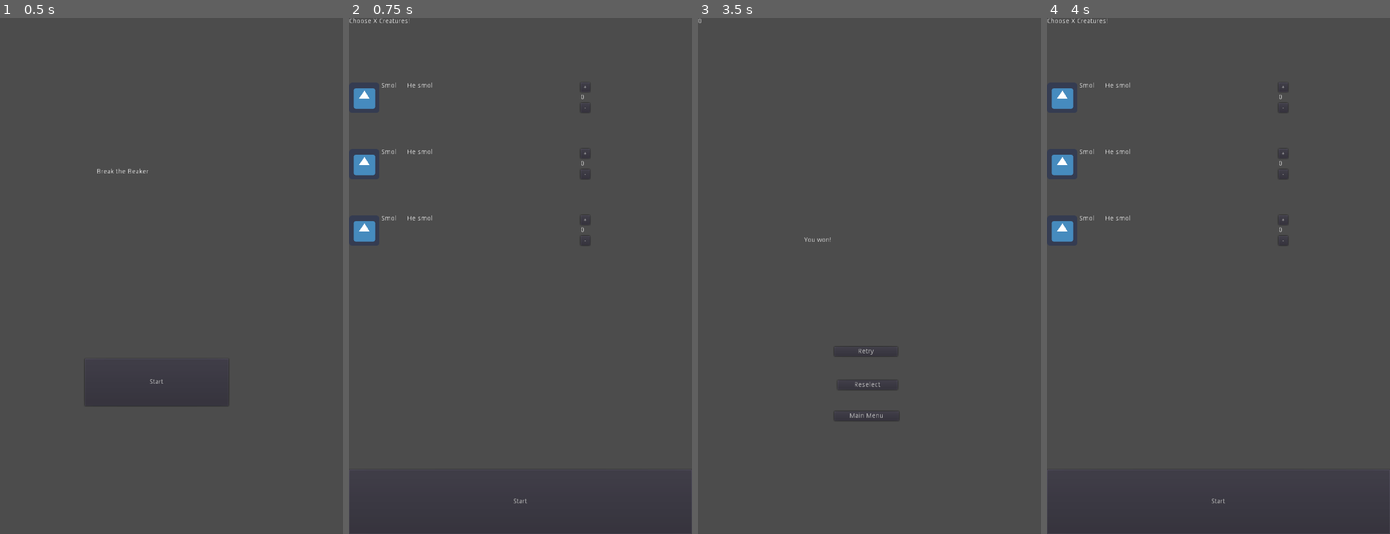
Above: before the commit, frames 1-4 (left to right).
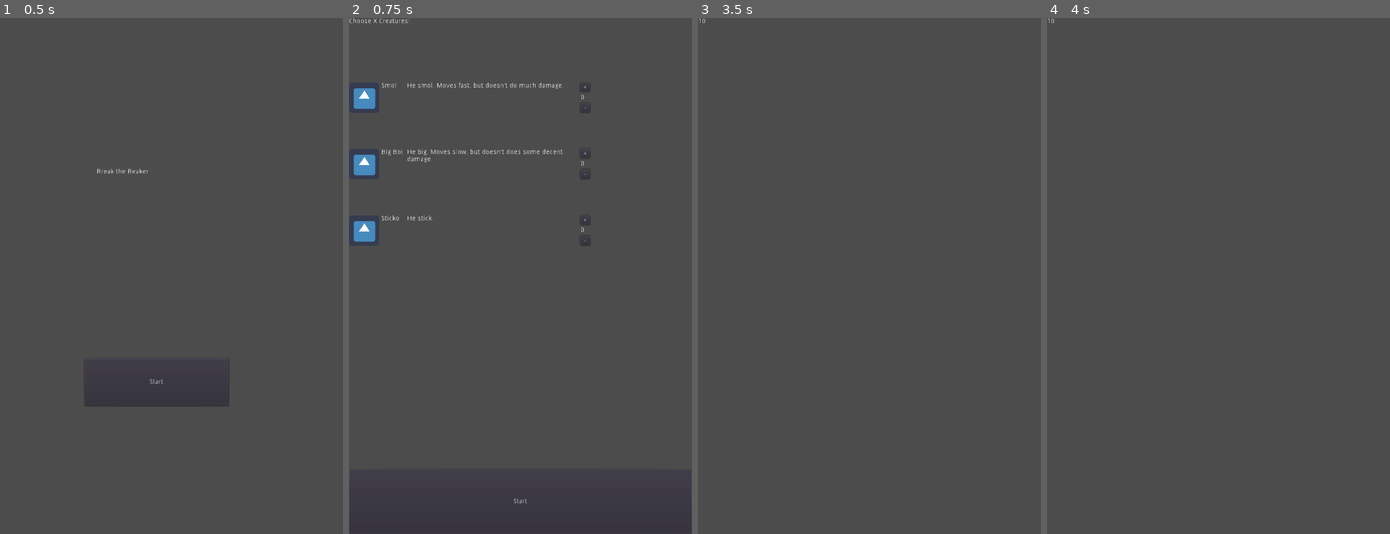
Above: after the commit, the same moments.

Repository: HaywardMorihara/2021SepGameJam
Game: Godot game, scene res://menu/MainMenu.tscn
Same seed, same stepped clock (60 frames per second), same inputs: the game is played once before the commit and once after it. The engine's default icon, where the game draws it, is replaced by a stand-in: a white triangle on a blue panel in a dark square.
Inputs (mouse positions are in pixels of both pictures, inside the frame that each line leads up to):
- Up to frame 1 (0.5 s): no input
- Up to frame 2 (0.75 s): click "Start" at 0.5 s
- Up to frame 3 (3.5 s): click "+" at 1.25 s; click "-" at 2 s; click "Start" at 2.75 s
- Up to frame 4 (4 s): click (1215, 384) at 3.5 s, where only the run before the commit has a clickable "Reselect"

Frame 1 is identical in both runs. In frame 2, 0.4% of the frame differs, in the area x 9-63%, y 12-40%; in frame 3, 0.2%; in frame 4, 1.0%, in the area x 0-71%, y 0-94%.

Commit message:
Creature selection working

Diff:
--- /dev/null
+++ b/Global.gd
@@ -0,0 +1,31 @@
+extends Node
+
+const MAX_CREATURE_COUNT = 10
+
+var creatures = {
+	"CreatureSmall.tscn": {
+		"name": "Smol",
+		"description": "He smol. Moves fast, but doesn't do much damage.",
+		"count": 0
+	},
+	"CreatureLarge.tscn": {
+		"name": "Big Boi",
+		"description": "He big. Moves slow, but doesn't does some decent damage.",
+		"count": 0
+	},
+	"CreatureX.tscn": {
+		"name": "Sticko",
+		"description": "He stick.",
+		"count": 0
+	}
+}
+
+
+# Called when the node enters the scene tree for the first time.
+func _ready():
+	pass # Replace with function body.
+
+
+# Called every frame. 'delta' is the elapsed time since the previous frame.
+#func _process(delta):
+#	pass
--- a/game/Game.gd
+++ b/game/Game.gd
@@ -1,12 +1,5 @@
 extends Node2D
 
-const CREATURE_SMALL = preload("res://game/creatures/CreatureSmall.tscn")
-const CREATURE_LARGE = preload("res://game/creatures/CreatureLarge.tscn")
-const CREATURE_X = preload("res://game/creatures/CreatureX.tscn")
-
-var num_of_creature_small : int = 10
-var num_of_creature_large : int = 5
-var num_of_creature_x : int = 0
 
 enum GameState {PLAYING, WON}
 var current_state = GameState.PLAYING
@@ -49,9 +42,10 @@
 	$MainMenuButton.hide()
 	$Beaker.current_health = $Beaker.starting_health
 	get_tree().call_group("creatures", "queue_free")
-	_create_creatures(CREATURE_SMALL, num_of_creature_small)
-	_create_creatures(CREATURE_LARGE, num_of_creature_large)
-	_create_creatures(CREATURE_X, num_of_creature_x)
+	for creature_scene_name in Global.creatures.keys():
+		var creature_scene = load("res://game/creatures/%s" % creature_scene_name)
+		var creature_count = Global.creatures.get(creature_scene_name).get("count")
+		_create_creatures(creature_scene, creature_count)
 
 
 func _handle_creature_wall_collision(damage):
--- a/menu/CreatureSelectionMenu.gd
+++ b/menu/CreatureSelectionMenu.gd
@@ -2,13 +2,12 @@
 
 var CREATURE_SELECTION_OPTION = preload("res://menu/CreatureSelectionOption.tscn")
 
-var creatures = ["CreatureSmall", "CreatureLarge", "CreatureX"]
-
 
 # Called when the node enters the scene tree for the first time.
 func _ready():
-	for c in creatures:
+	for creature_scene_name in Global.creatures.keys():
 		var creature_selection_option = CREATURE_SELECTION_OPTION.instance()
+		creature_selection_option.init(creature_scene_name)
 		$VBoxContainer.add_child(creature_selection_option)
 
 
--- /dev/null
+++ b/menu/CreatureSelectionOption.gd
@@ -0,0 +1,30 @@
+extends HBoxContainer
+
+var scene_name : String
+
+func init(scene_name : String):
+	self.scene_name = scene_name
+	var creature_info = Global.creatures.get(self.scene_name)
+	$CreatureName.text = creature_info.get("name")
+	$CreatureDescription.text = creature_info.get("description")
+
+
+# Called every frame. 'delta' is the elapsed time since the previous frame.
+func _process(delta):
+	var creature_info = Global.creatures.get(self.scene_name)
+	$VBoxContainer/Count.text = String(creature_info.get("count"))
+
+
+func _on_PlusButton_pressed():
+	var total_count = 0
+	for creature_info in Global.creatures.values():
+		total_count += creature_info.get("count")
+	if total_count >= Global.MAX_CREATURE_COUNT:
+		print("TODO Toast")
+	else:
+		Global.creatures[self.scene_name]["count"] += 1
+
+
+func _on_MinusButton_pressed():
+	if Global.creatures.get(self.scene_name).get("count") > 0:
+		Global.creatures[self.scene_name]["count"] -= 1
--- a/menu/CreatureSelectionOption.tscn
+++ b/menu/CreatureSelectionOption.tscn
@@ -1,11 +1,13 @@
-[gd_scene load_steps=2 format=2]
+[gd_scene load_steps=3 format=2]
 
 [ext_resource path="res://icon.png" type="Texture" id=1]
+[ext_resource path="res://menu/CreatureSelectionOption.gd" type="Script" id=2]
 
 [node name="HBoxContainer" type="HBoxContainer"]
 margin_right = 720.0
 margin_bottom = 135.0
 rect_min_size = Vector2( 720, 135 )
+script = ExtResource( 2 )
 __meta__ = {
 "_edit_use_anchors_": false
 }
@@ -52,10 +54,5 @@
 margin_bottom = 63.0
 text = "-"
 
-[node name="CreatureSelectionOption" type="Control" parent="."]
-margin_left = 510.0
-margin_right = 510.0
-margin_bottom = 135.0
-__meta__ = {
-"_edit_use_anchors_": false
-}
+[connection signal="pressed" from="VBoxContainer/PlusButton" to="." method="_on_PlusButton_pressed"]
+[connection signal="pressed" from="VBoxContainer/MinusButton" to="." method="_on_MinusButton_pressed"]
--- a/project.godot
+++ b/project.godot
@@ -13,6 +13,10 @@
 config/name="Break the Beaker"
 run/main_scene="res://menu/MainMenu.tscn"
 config/icon="res://icon.png"
+
+[autoload]
+
+Global="*res://Global.gd"
 
 [display]
 
Not shown: 2 places in game/creatures/CreatureBase.tscn that only renumber resources
